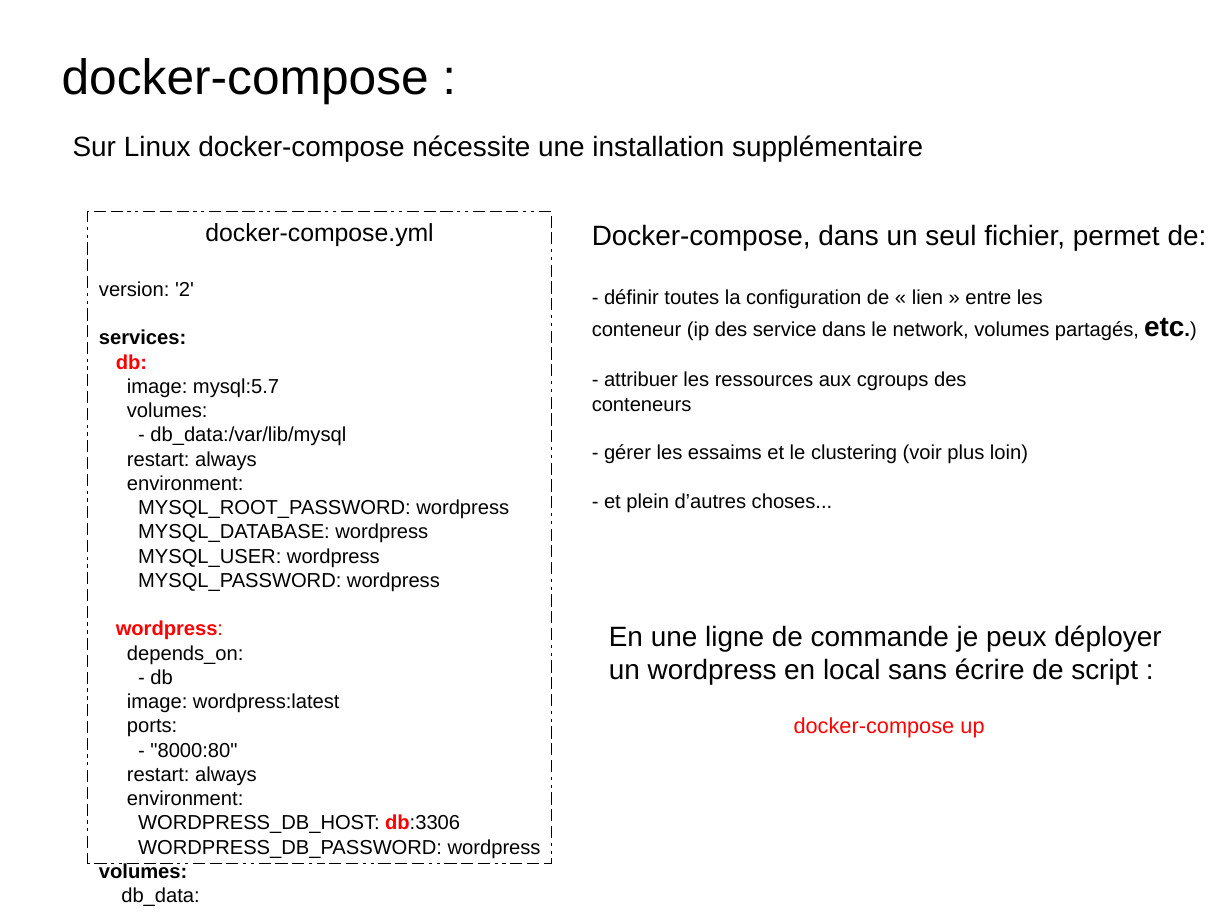
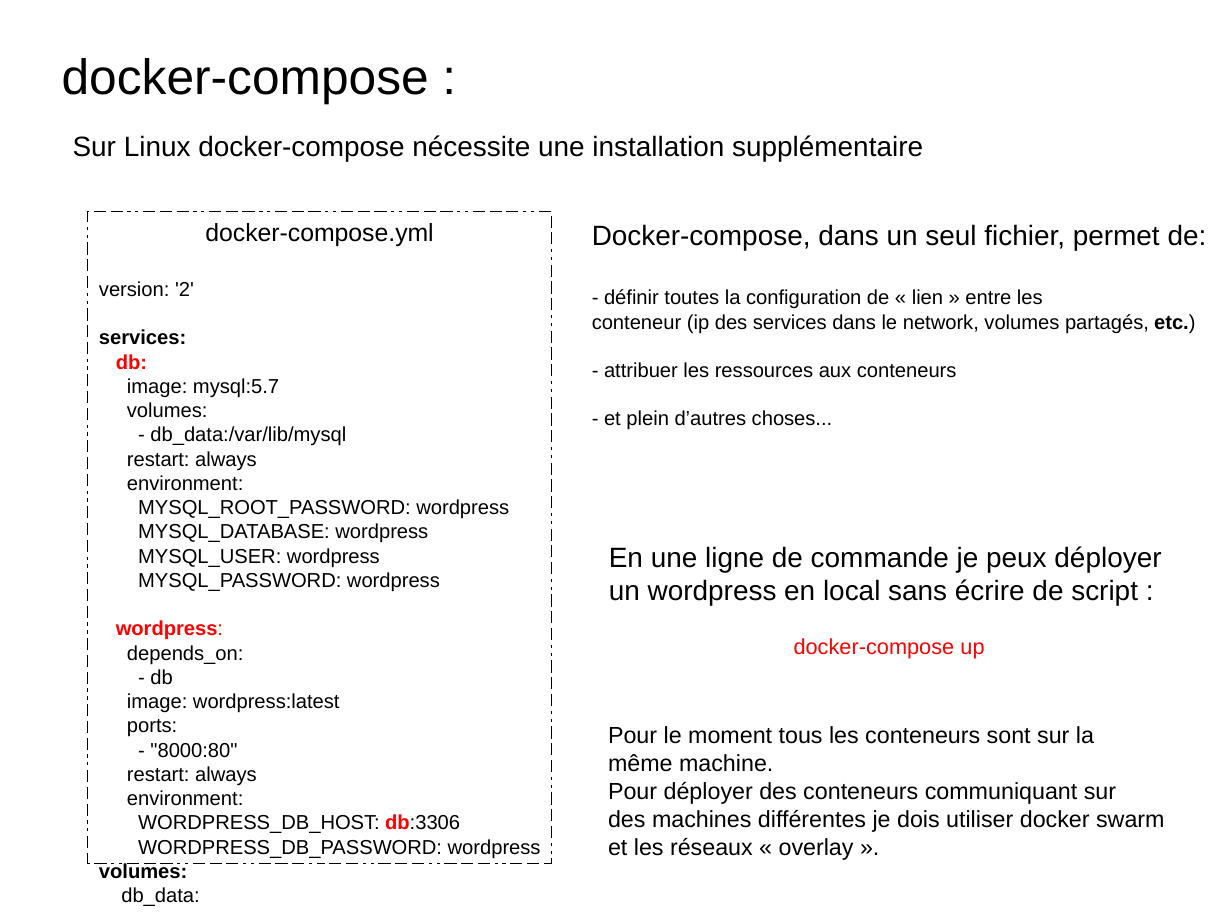
Before and after one commit to charleshuber/4t, a slide deck: slide 10 of presentation_smb215.odp. Drawn at 1232x924 pixels with LibreOffice and Linux fonts; fonts in the diff are those of the drawing. Boxes give left, top, right and bottom in pixels: in the first picture for what was removed or moved away, otherwise in the second. Text is boxed around its words. In the diff, an @@ line names an element or a change of style, - is before the commit and + after.

Commit message:
demo docker

```diff
--- a/presentation_smb215.odp
+++ b/presentation_smb215.odp
@@ text at bbox=[592, 314, 1195, 378]: text changed @@
-conteneur (ip des service dans le network, volumes partagés, etc.)
-- attribuer les ressources aux cgroups des
-conteneurs
-- gérer les essaims et le clustering (voir plus loin)
+conteneur (ip des services dans le network, volumes partagés, etc.)
+- attribuer les ressources aux conteneurs
@@ text "En une ligne de commande ...": place and size @@
-text "En une ligne de commande ..." at bbox=[609, 625, 1161, 738]
+text "En une ligne de commande ..." at bbox=[609, 546, 1161, 658]
@@ text added at bbox=[608, 726, 1165, 860], 15 pt, text #000000 @@
+Pour le moment tous les conteneurs sont sur la
+même machine.
+Pour déployer des conteneurs communiquant sur
+des machines différentes je dois utiliser docker swarm
+et les réseaux « overlay ».
```
Also in this commit, not shown: 2 other slides changed, 4 slides added, 2 slides removed, 1 other file.
